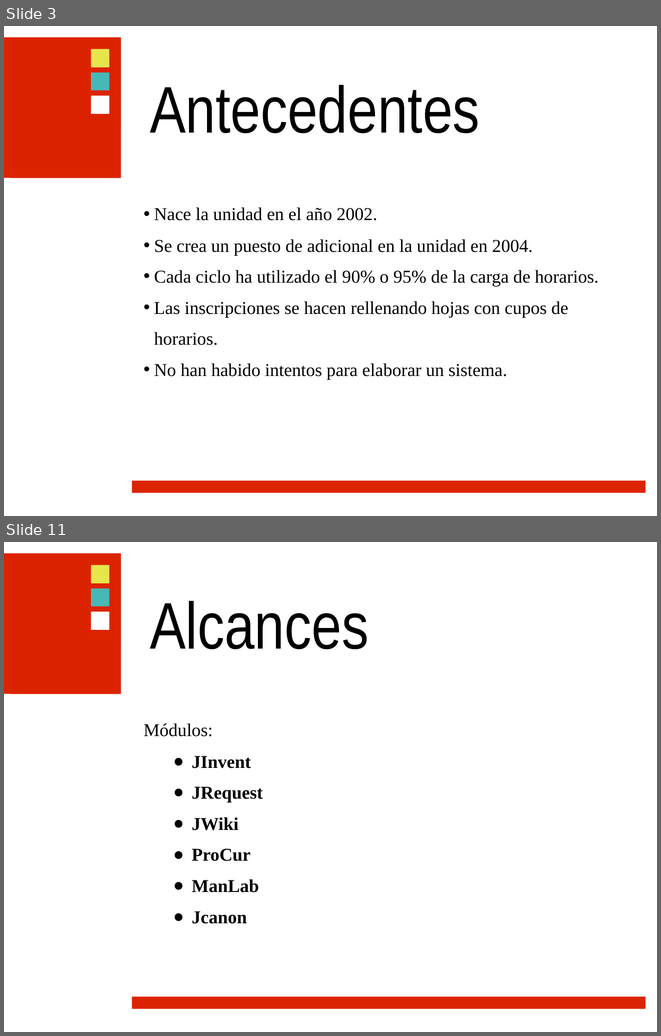
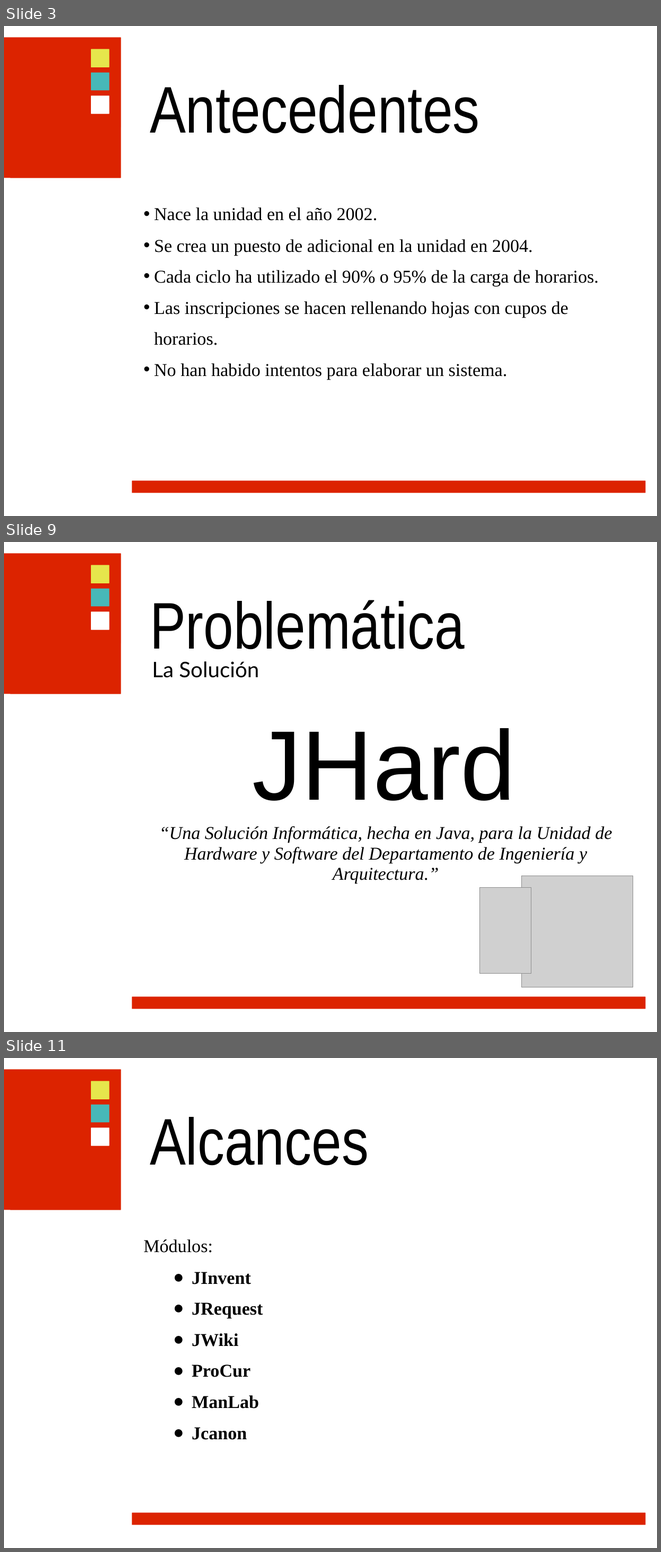
Before and after one commit to ramayac/jhard, a slide deck: presentaciones/primera defensa/jhard.ppt. Shown one above the other, each under a label of ours: slides 3 and 11 before the commit, slides 3, 9 and 11 after it; the slides between them are not shown. The pictures are 661x1036 and 661x1552 pixels, drawn with LibreOffice and Linux fonts; fonts in the diff are those of the drawing; grey boxes stand for pictures; background and template pictures are left out. Boxes give left, top, right and bottom in pixels: in the first picture for what was removed or moved away, otherwise in the second. Text is boxed around its words. In the diff, an @@ line names an element or a change of style, - is before the commit and + after.

```diff
--- a/presentaciones/primera defensa/jhard.ppt
+++ b/presentaciones/primera defensa/jhard.ppt
@@ slide 9 added at box(4, 542, 657, 1032), background picture (left out); not listed: 7 template elements that a slide beside it also shows @@
@@ text added at box(150, 600, 465, 650), 80 pt, text #000000 @@
+Problemática
@@ text added at box(152, 661, 259, 678), 26 pt, text #000000 @@
+La Solución
@@ text added at box(253, 728, 516, 801), 120 pt, text #000000 @@
+JHard
@@ text added at box(159, 826, 612, 883), 22 pt, text #000000, italic @@
+“Una Solución Informática, hecha en Java, para la Unidad de Hardware y Software del Departamento de Ingeniería y Arquitectura.”
@@ picture added at box(522, 875, 633, 987) @@
@@ picture added at box(480, 888, 531, 974) @@
```
Also in this commit, not shown: 5 slides changed, 1 other slide added, 2 slides removed.
